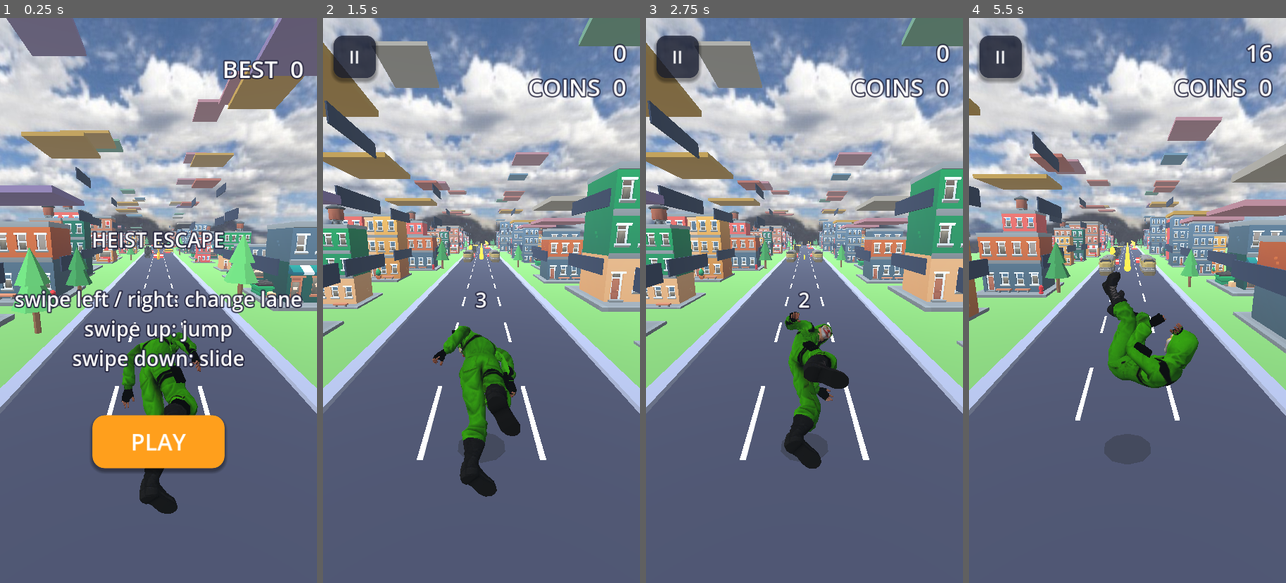
Above: before the commit, frames 1-4 (left to right).
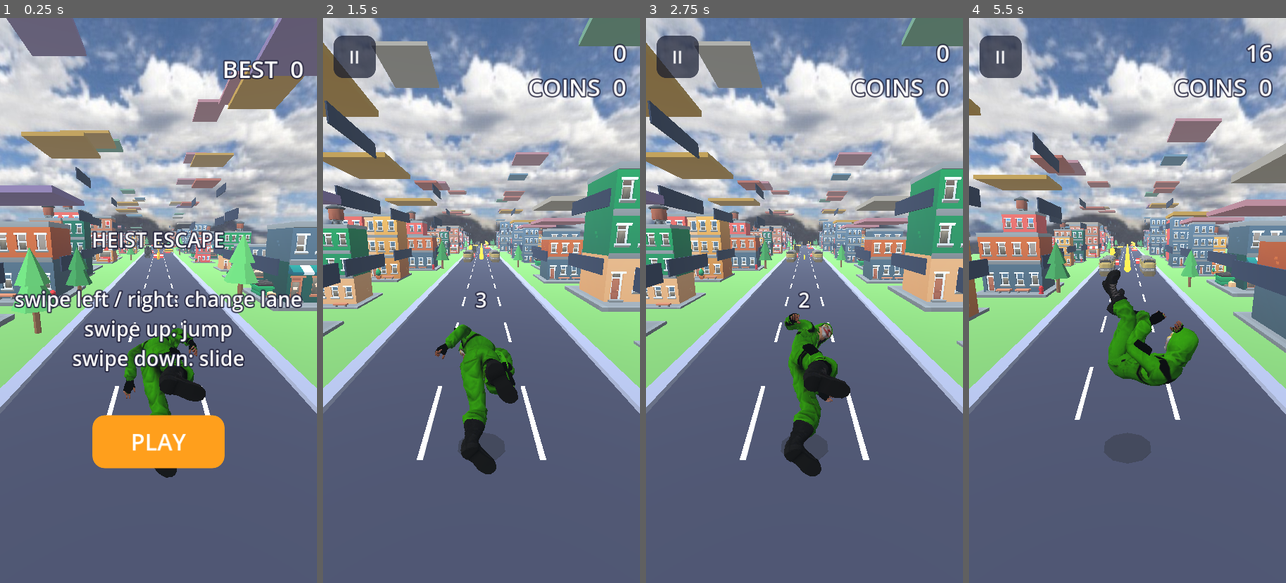
Above: after the commit, the same moments.

Repository: akshathgaming198028-cell/EndlessGame
Game: Godot game, scene res://main.tscn
Two runs of this game, one before a commit and one after it. Both use one fixed random seed, a clock stepped at 60 frames per second and the inputs below.
Inputs (mouse positions are in pixels of both pictures, inside the frame that each line leads up to):
- Up to frame 1 (0.25 s): no input
- Up to frame 2 (1.5 s): tap Enter at 0.5 s; move the mouse to (551, 272) at 0.52 s; hold Right 0.53-1.25 s; click (551, 272) at 0.67 s; tap Space at 0.77 s; drag from (418, 328) to (465, 413) at 1.27 s
- Up to frame 3 (2.75 s): move the mouse to (836, 176) at 2.02 s; hold Right from 2.03 s (still down)
- Up to frame 4 (5.5 s): release Right at 2.75 s; drag from (1111, 413) to (1032, 215) at 2.77 s; move the mouse to (1222, 385) at 3.52 s; hold Left 3.53-4.25 s; tap Space at 3.77 s; drag from (1032, 215) to (1079, 159) at 4.27 s; move the mouse to (1143, 300) at 5.02 s; hold Down from 5.03 s (still down); click (1143, 300) at 5.17 s

The runs differ from the first frame. In frame 1, 2.7% of the frame differs, in the area x 28-72%, y 54-88%; in frame 2, 2.7%; in frame 3, 1.4%; in frame 4, 5.2%, in the area x 0-100%, y 0-79%.

Commit message:
Remove the upright correction (it made idle float); keep plain animation rotations
Co-Authored-By: Claude Haiku 5.5 <noreply@anthropic.com>
Claude-Session: https://claude.ai/code/session_01DDNfUcEeZJQNoZPcRL3Cag

Diff:
--- a/main.gd
+++ b/main.gd
@@ -467,22 +467,6 @@
 			continue
 		out.track_set_path(t, NodePath(skel_rel + ":" + tgtname[k]))
 	return out
-
-
-# Runs lean forward about 16 degrees; this turns the whole character back to upright, measured every frame
-func _upright_body() -> void:
-	if skel == null or custom_model == null:
-		return
-	var hb := skel.find_bone("mixamorig_Hips")
-	var hd := skel.find_bone("mixamorig_Head")
-	if hb < 0 or hd < 0:
-		hb = skel.find_bone("mixamorig:Hips")
-		hd = skel.find_bone("mixamorig:Head")
-	if hb < 0 or hd < 0:
-		return
-	var v := skel.get_bone_global_pose(hd).origin - skel.get_bone_global_pose(hb).origin
-	var a := atan2(v.z, v.y)
-	custom_model.quaternion = Quaternion(Vector3.RIGHT, a) * Quaternion(Vector3.UP, PI)
 
 
 func _key(n: String) -> String:
@@ -654,9 +638,6 @@
 	var sb := StyleBoxFlat.new()
 	sb.bg_color = c
 	sb.set_corner_radius_all(radius)
-	sb.shadow_color = Color(0, 0, 0, 0.35)
-	sb.shadow_size = 8
-	sb.shadow_offset = Vector2(0, 6)
 	return sb
 
 
@@ -1321,10 +1302,7 @@
 		if kw == "die" and die_done:
 			return
 		_play_anim(kw)
-		if kw == "run" or kw == "idle" or kw == "jump":
-			_upright_body()
-		else:
-			custom_model.quaternion = Quaternion(Vector3.UP, PI)
+		custom_model.quaternion = Quaternion(Vector3.UP, PI)
 		return
 
 	var k: float = 1.0 - exp(-18.0 * dt)
@@ -1382,8 +1360,6 @@
 	if shake > 0.0:
 		off = Vector3(rng.randf_range(-1.0, 1.0), rng.randf_range(-1.0, 1.0), 0.0) * shake * 0.4
 		shake = maxf(0.0, shake - dt * 2.0)
-	if state == State.PLAY and not counting and on_ground:
-		off.y += sin(run_t * 2.0) * 0.06
 	cam.position = cam_pos + off
 	cam.look_at(cam_look)
 	var t_fov: float = 62.0
